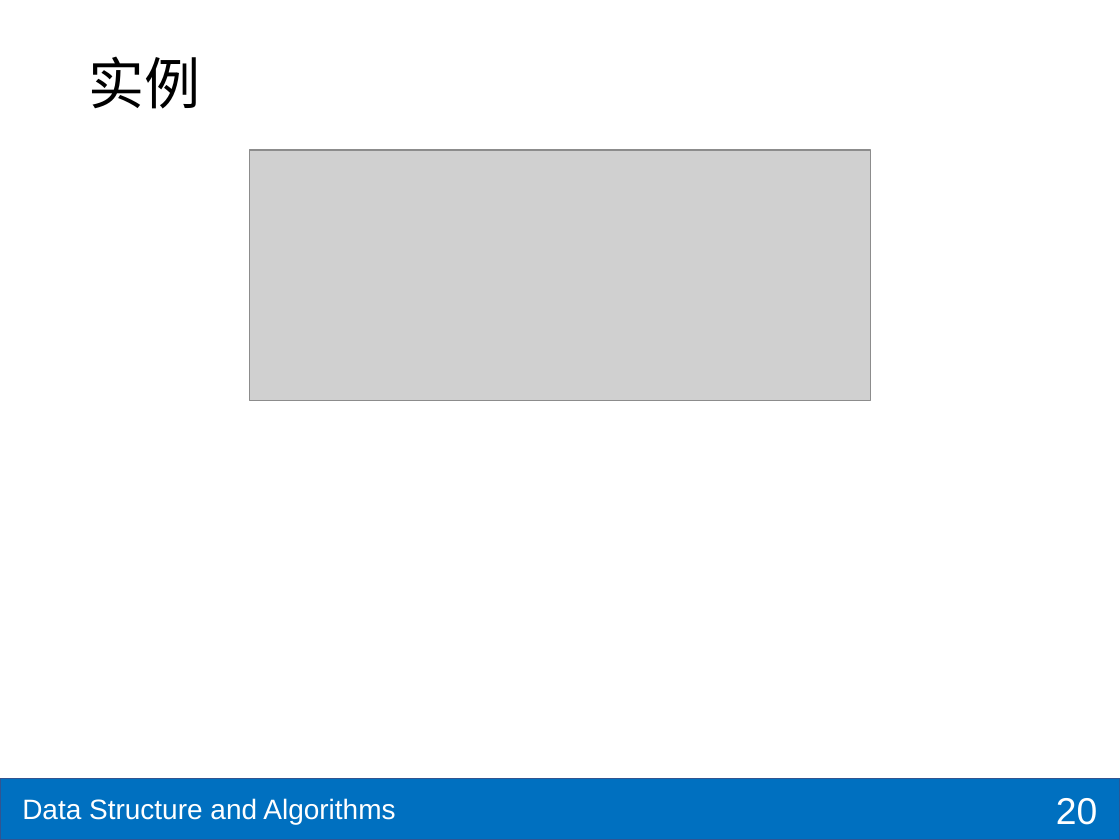
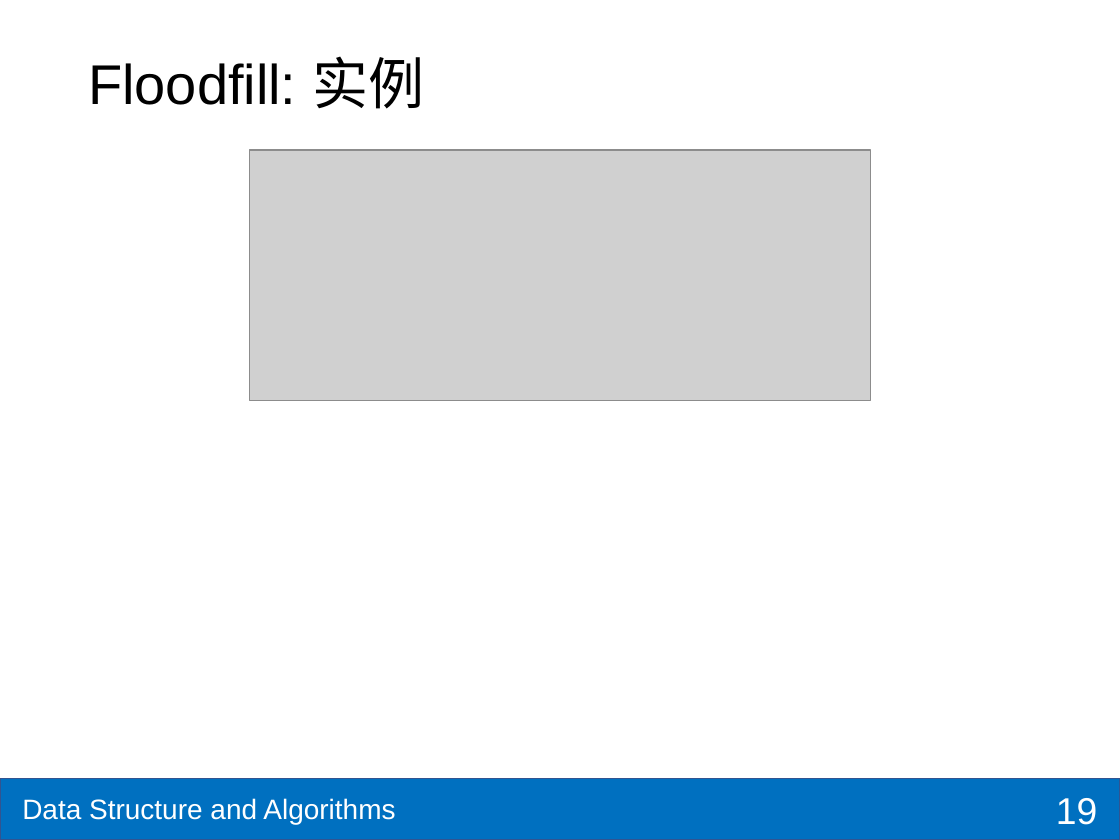
Before and after one commit to shzaiz/dx-public, a slide deck: slide 19 of notes/notes/ds-algo/ch13-graph-basic.pptx (slide 20 before the commit). Drawn at 1120x840 pixels with LibreOffice and Linux fonts; fonts in the diff are those of the drawing; grey boxes stand for pictures. Boxes give left, top, right and bottom in pixels: in the first picture for what was removed or moved away, otherwise in the second. Text is boxed around its words. In the diff, an @@ line names an element or a change of style, - is before the commit and + after.

```diff
--- a/notes/notes/ds-algo/ch13-graph-basic.pptx
+++ b/notes/notes/ds-algo/ch13-graph-basic.pptx
@@ title at (x1=88, y1=56, x2=424, y2=109): text changed @@
-实例
+Floodfill: 实例
@@ page number at (x1=1056, y1=798, x2=1097, y2=825): text changed @@
-20
+19
```
Also in this commit, not shown: 1 other slide changed, 2 slides added, 21 other files.
